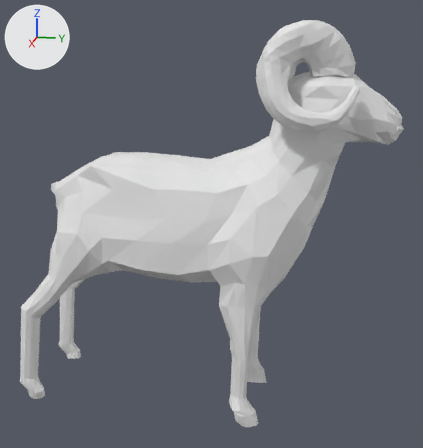
Two versions of the Blender file 3d/bighorn sheep/bighorn.blend, one commit apart.
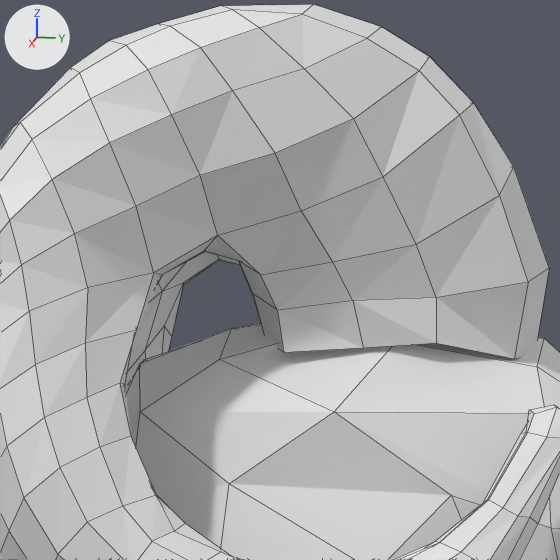
There are two pictures of each version: one whole from a camera (50 mm lens) standing at (6.43, 1.41, 3.94) and looking at (-0.02, 0.12, 2.33), one close up on the part from 63% to 85% of the width and 4% to 25% of the height. The axes (+X, +Y, +Z) are drawn at upper left. The lights are the same throughout. The close-ups show mesh edges as thin lines.
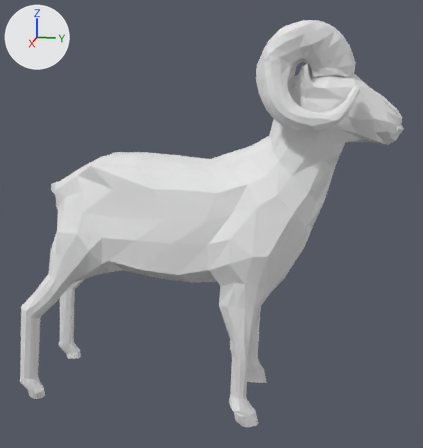
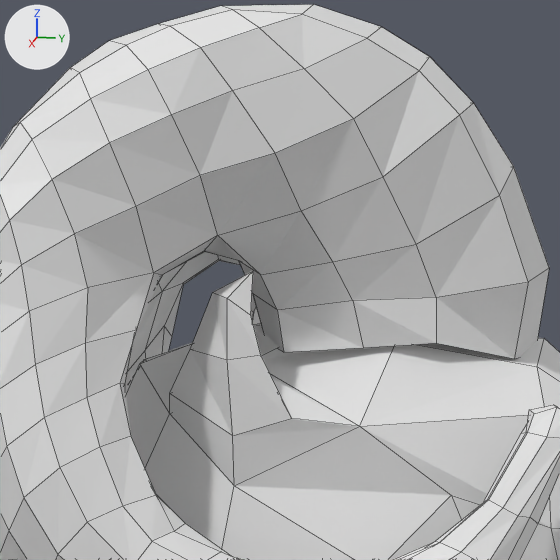
Pixel boxes (x1, y1, x2, y2) of what changed, in the close-ups (560 x 560 px):
'Plane', reshaped: before (125, 323, 560, 560); after (125, 271, 560, 560)
part 1 of me_plane, built on: before (133, 323, 529, 560); after (133, 271, 529, 560)

Diff of the bpy script that builds the scene:
```diff
--- a/3d/bighorn sheep/bighorn.blend.py
+++ b/3d/bighorn sheep/bighorn.blend.py
@@ me_plane @@
 # used by ob_plane; location = (0.0, -0.003, 0.007); rotation_euler = (0.0, 1.571, 0.0), in degrees (0, 90, 0)
-me_plane.from_pydata(...)  # 421 vertices, 422 faces; spans x -4.03..-0.12, y -2.14..2.16, z -0.11..0.68
+me_plane.from_pydata(...)  # 437 vertices, 439 faces; spans x -4.1..-0.12, y -2.14..2.16, z -0.11..0.68
+# me_plane part 1
+# 1 face is deleted
+# 4 vertices move from x -3.96..-3.76, y 0.99..1.3, z 0.23..0.36 to x -3.96..-3.76, y 1.04..1.34, z 0.24..0.37
+# 16 vertices are added at x -4.1..-3.84, y 1.04..1.24, z 0.26..0.39
+# 18 new faces join them
```
